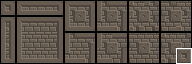
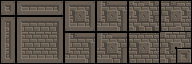
Before/after of a (192, 64) layered artwork. What changed in the layer stack:
added layer "Steampunk Brick OLD (1)" above "Steampunk Brick OLD" over [160, 32, 192, 64]
painted on "Steampunk Brick OLD" over [175, 47, 192, 64]
